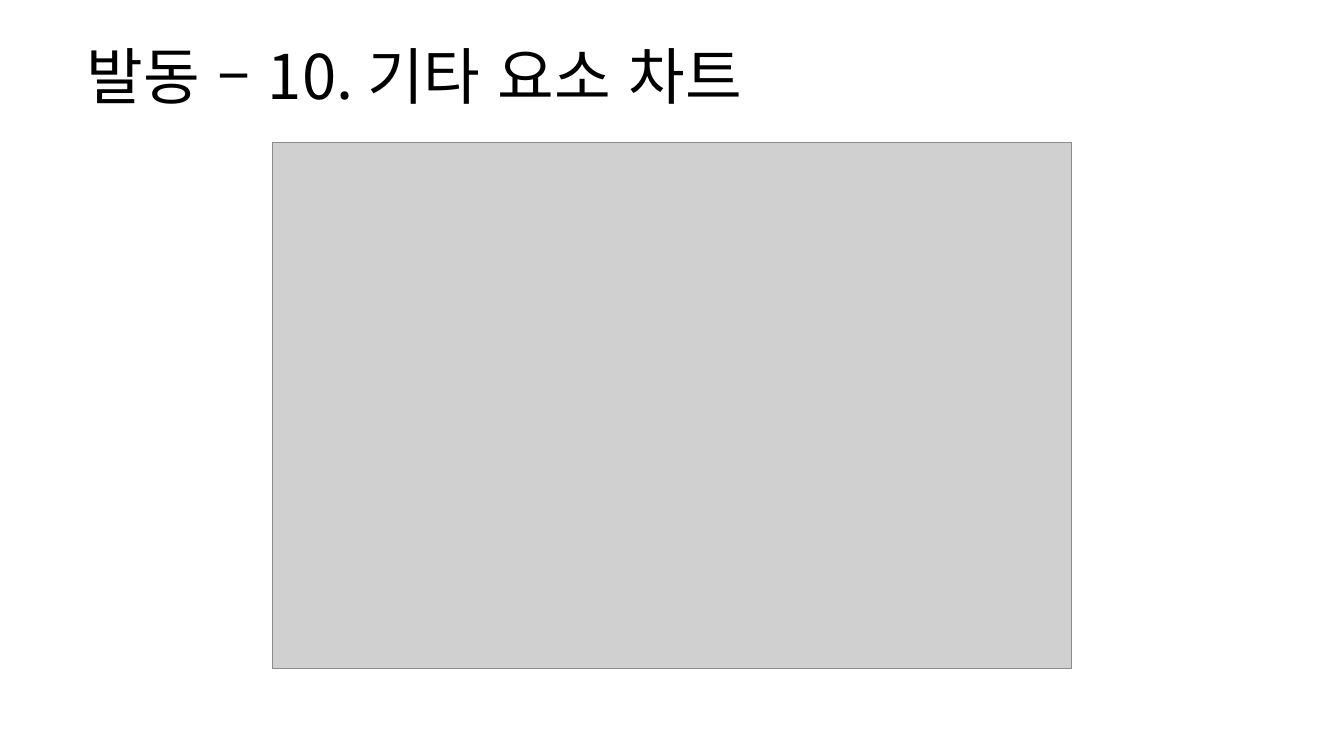
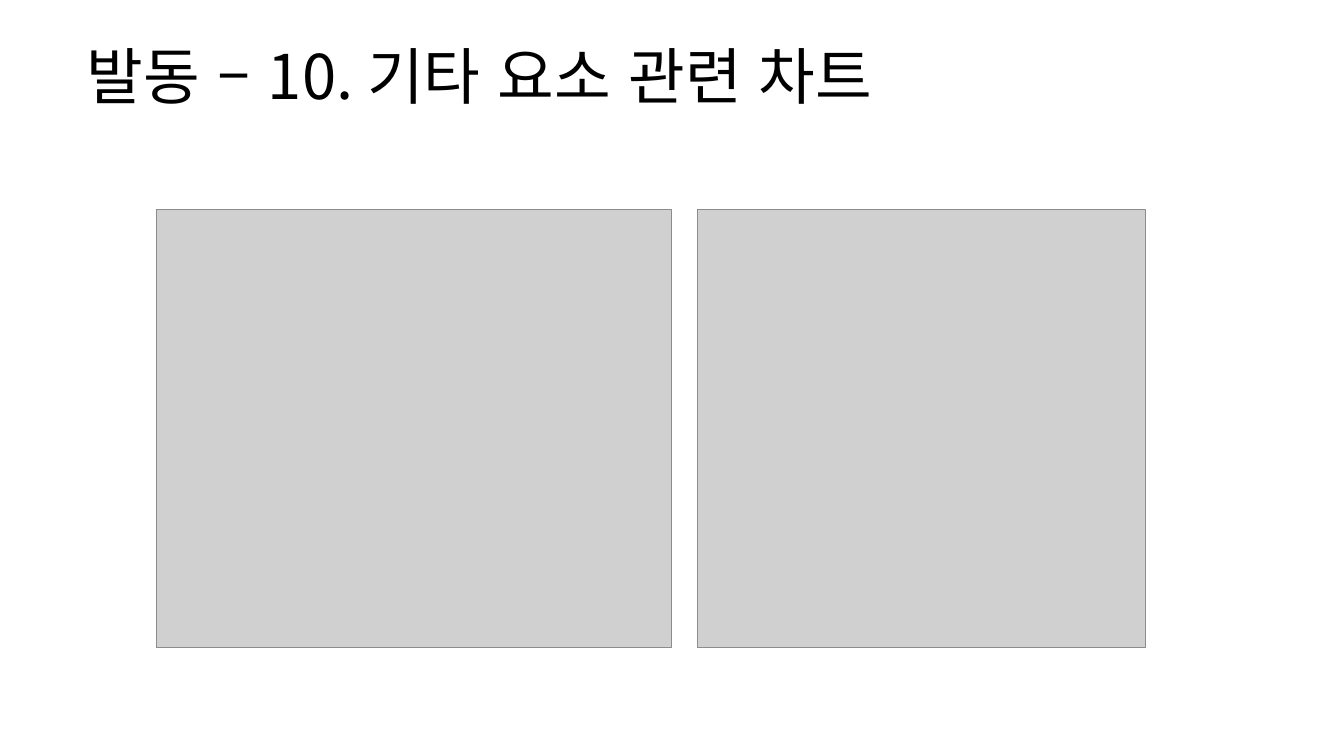
Before and after one commit to yjk0401/unityenginebasic_9th, a slide deck: slide 40 of 기획/방랑엽사전/스킬 시스템 기획서.pptx (slide 42 before the commit). Drawn at 1344x756 pixels with LibreOffice and Linux fonts; fonts in the diff are those of the drawing; grey boxes stand for pictures. Boxes give left, top, right and bottom in pixels: in the first picture for what was removed or moved away, otherwise in the second. Text is boxed around its words. In the diff, an @@ line names an element or a change of style, - is before the commit and + after.

```diff
--- a/기획/방랑엽사전/스킬 시스템 기획서.pptx
+++ b/기획/방랑엽사전/스킬 시스템 기획서.pptx
@@ text at (x1=87, y1=48, x2=872, y2=104): text changed @@
-발동 – 10. 기타 요소 차트
+발동 – 10. 기타 요소 관련 차트
@@ picture removed at (x1=272, y1=142, x2=1072, y2=668) @@
@@ picture added at (x1=156, y1=210, x2=673, y2=647) @@
@@ picture added at (x1=698, y1=210, x2=1145, y2=647) @@
```
Also in this commit, not shown: 11 other slides changed, 2 slides removed, 3 other files.
